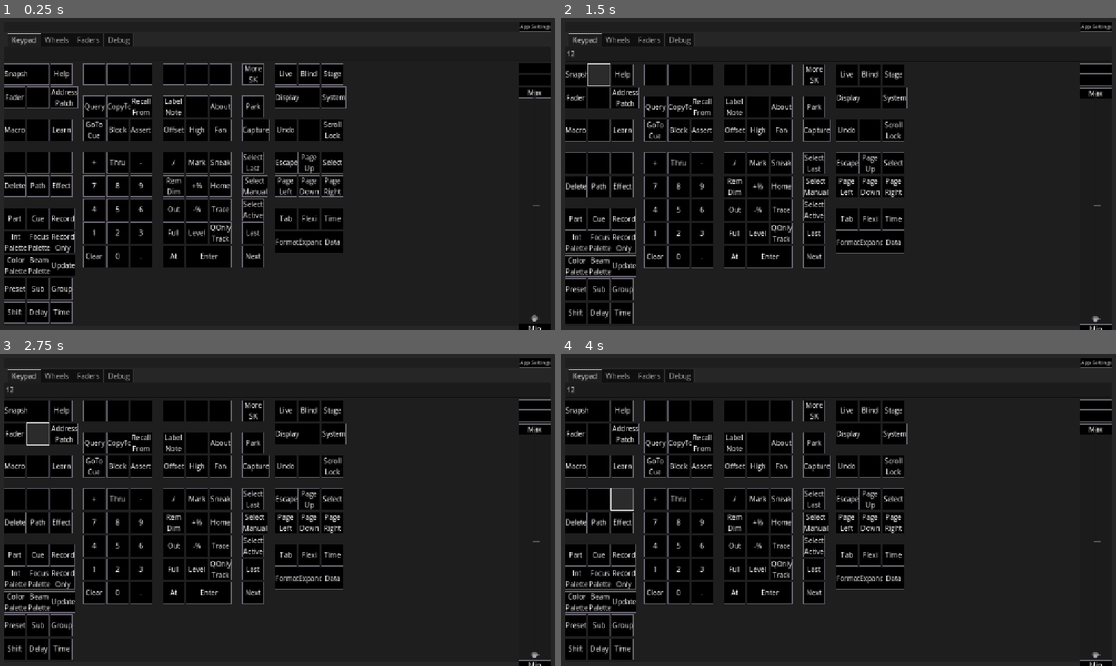
Above: before the commit, frames 1-4 (two rows, left to right).
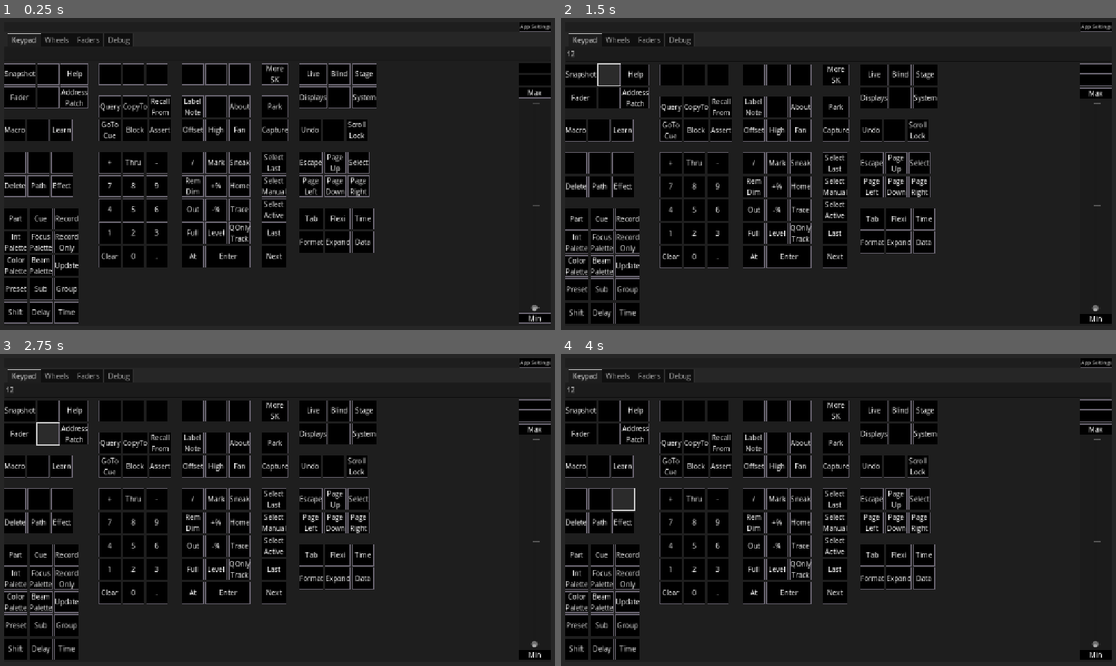
Above: after the commit, the same moments.

Repository: CoffeeCoder1/etc-eos-remote
Game: Godot game, scene res://scenes/main/main.tscn
Two runs of this game, one before a commit and one after it. Both use one fixed random seed, a clock stepped at 60 frames per second and the inputs below.
Inputs (mouse positions are in pixels of both pictures, inside the frame that each line leads up to):
- Up to frame 1 (0.25 s): no input
- Up to frame 2 (1.5 s): click (838, 52) at 0.52 s; type "12" at 0.6 s; click (599, 74) at 1.27 s
- Up to frame 3 (2.75 s): click (38, 435) at 2.02 s
- Up to frame 4 (4 s): click (599, 466) at 2.77 s; click (622, 497) at 3.5 s

The runs differ from the first frame. In frame 1, 18% of the frame differs, in the area x 0-100%, y 14-100%; in frame 2, 18%; in frame 3, 18%; in frame 4, 18%.

Commit message:
Set the minimum size of the OSCKey to the size of its PanelContainer

Diff:
--- a/scenes/messages/osc_key.gd
+++ b/scenes/messages/osc_key.gd
@@ -62,6 +62,10 @@
 	_update_send_address()
 
 
+func _get_minimum_size() -> Vector2:
+	return panel_container.size
+
+
 func _input(event: InputEvent) -> void:
 	# Shortcut key
 	if key_shortcut:
